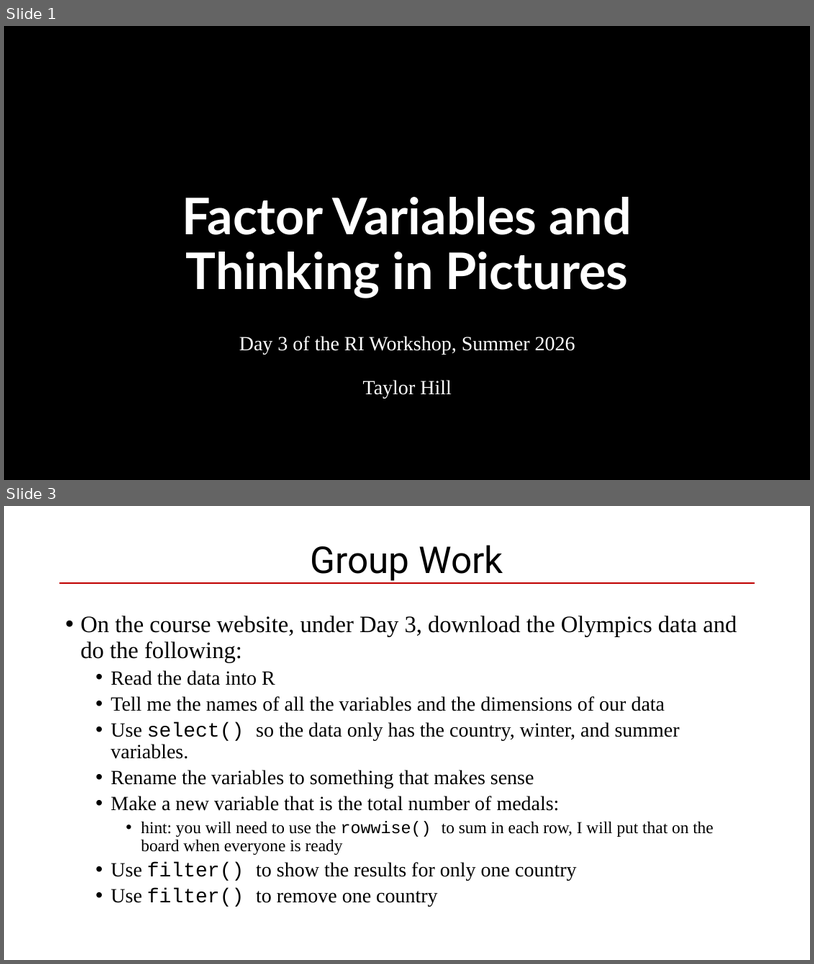
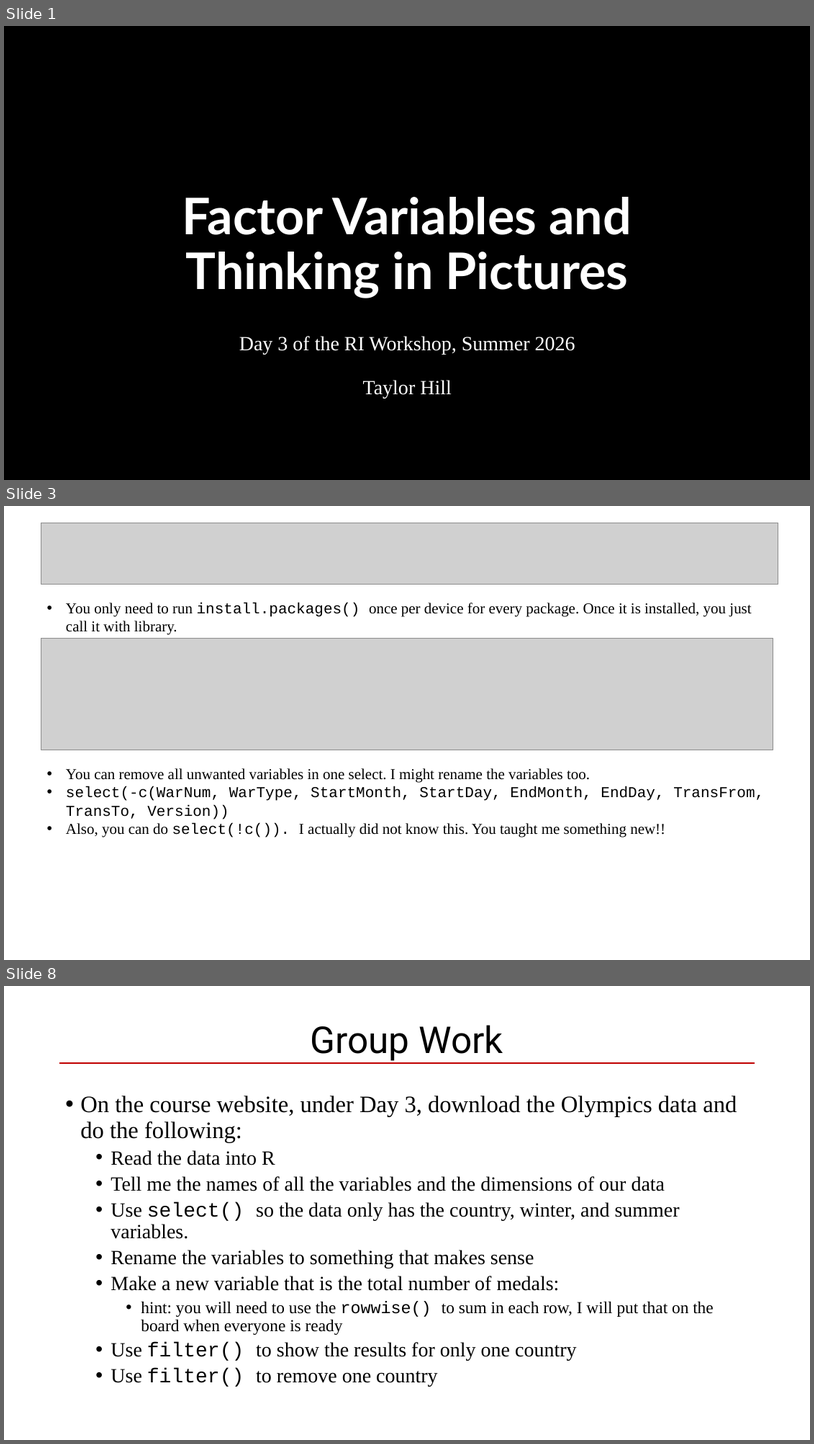
Before and after one commit to taylor-hill23/summer-ri-workshop-quarto, a slide deck: materials/class-slide-day3-powerpoint.pptx. Shown one above the other, each under a label of ours: slides 1 and 3 before the commit, slides 1, 3 and 8 after it; the slides between them are not shown. The pictures are 814x964 and 814x1444 pixels, drawn with LibreOffice and Linux fonts; fonts in the diff are those of the drawing; grey boxes stand for pictures; background and template pictures are left out. Boxes give left, top, right and bottom in pixels: in the first picture for what was removed or moved away, otherwise in the second. Text is boxed around its words. In the diff, an @@ line names an element or a change of style, - is before the commit and + after.

```diff
--- a/materials/class-slide-day3-powerpoint.pptx
+++ b/materials/class-slide-day3-powerpoint.pptx
@@ slide 3 added at <box>4,506,810,960</box>, background #FFFFFF @@
@@ picture added at <box>41,523,779,584</box> @@
@@ text added at <box>66,602,751,635</box>, 18 pt, text #000000 @@
+• You only need to run install.packages() once per device for every package. Once it is installed, you just call it with library.
@@ picture added at <box>41,638,774,750</box> @@
@@ text added at <box>66,768,764,837</box>, 18 pt, text #000000 @@
+• You can remove all unwanted variables in one select. I might rename the variables too.
+• select(-c(WarNum, WarType, StartMonth, StartDay, EndMonth, EndDay, TransFrom, TransTo, Version))
+• Also, you can do select(!c()). I actually did not know this. You taught me something new!!
@@ what was slide 3 is now slide 8 @@
```
Also in this commit, not shown: 4 slides changed, 6 other slides added.
